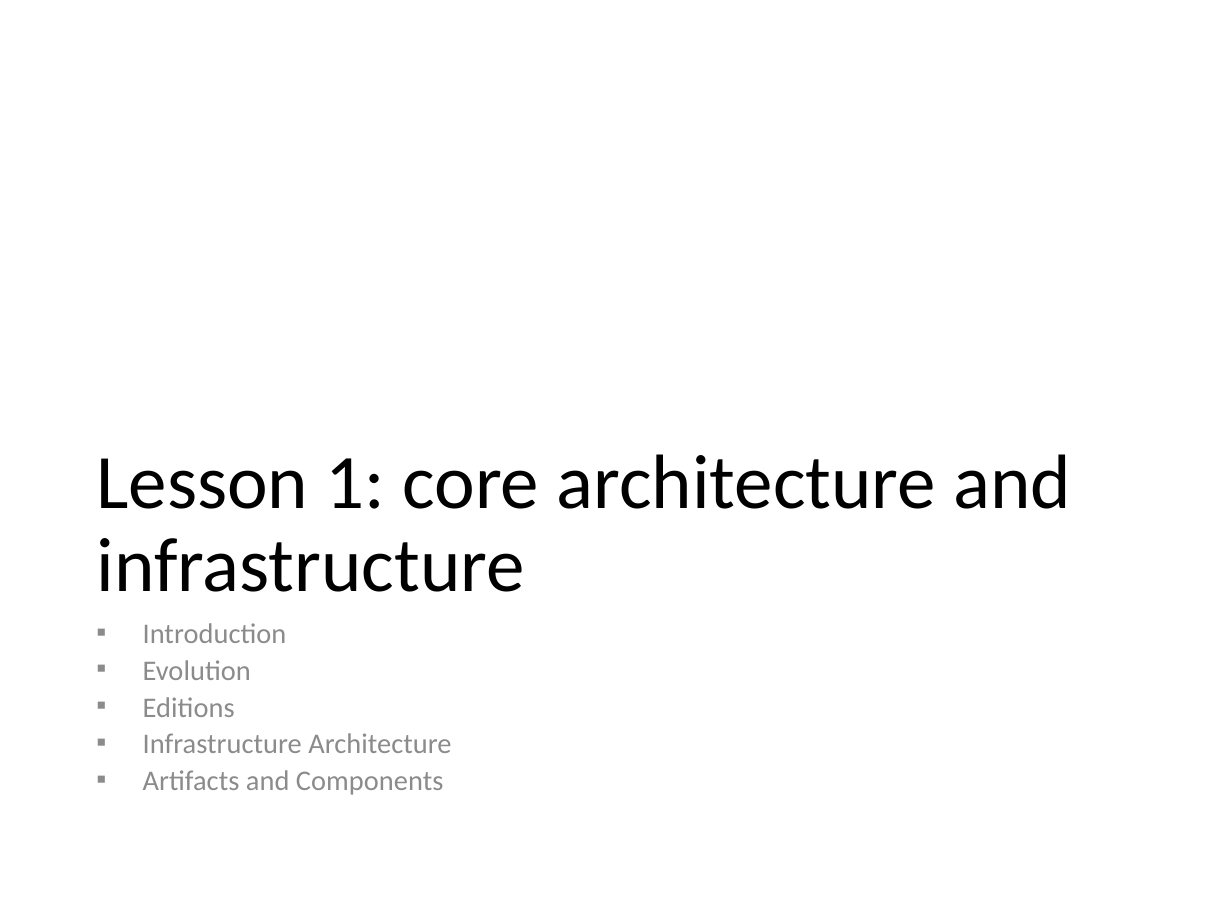
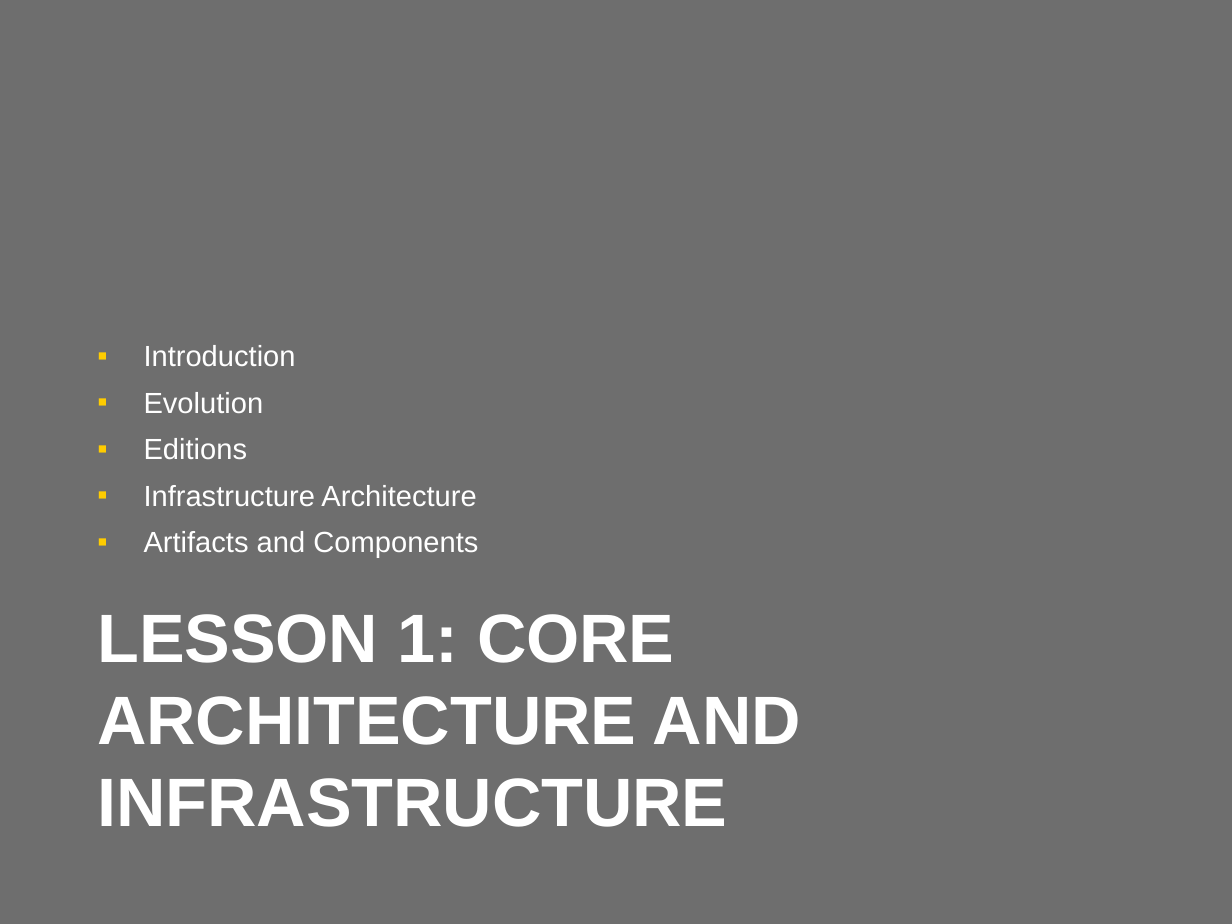
Before and after one commit to wmmihaa/BizTalk-Server---Developing-Integration-Solutions, a slide deck: slide 3 of Slides/Module 1 - Introduction to BizTalk Server.pptx. Drawn at 1232x924 pixels with LibreOffice and Linux fonts; fonts in the diff are those of the drawing. Boxes give left, top, right and bottom in pixels: in the first picture for what was removed or moved away, otherwise in the second. Text is boxed around its words. In the diff, an @@ line names an element or a change of style, - is before the commit and + after.

```diff
--- a/Slides/Module 1 - Introduction to BizTalk Server.pptx
+++ b/Slides/Module 1 - Introduction to BizTalk Server.pptx
@@ background #FFFFFF to #6E6E6E @@
@@ text "Introduction": place and size @@
-text "Introduction" at box(143, 623, 451, 795)
+text "Introduction" at box(144, 345, 478, 558)
@@ text "Introduction" at box(144, 345, 478, 558): size 16.6 to 17 pt, font Calibri to Arial, text colour #8C8C8C to #FFFFFF; line spacing 0.7 to 1; vertical alignment top to bottom @@
@@ title "LESSON 1: CORE ARCHITECTURE AND ..." at box(97, 614, 801, 827): vertical alignment bottom to top @@
@@ title at box(97, 614, 801, 827): text changed; size 45 to 40 pt; font Calibri to Arial; text colour #000000 to #FFFFFF; bold on @@
-Lesson 1: core architecture and infrastructure
+LESSON 1: CORE ARCHITECTURE AND INFRASTRUCTURE
```
Also in this commit, not shown: 67 other slides changed, 16 other files.
